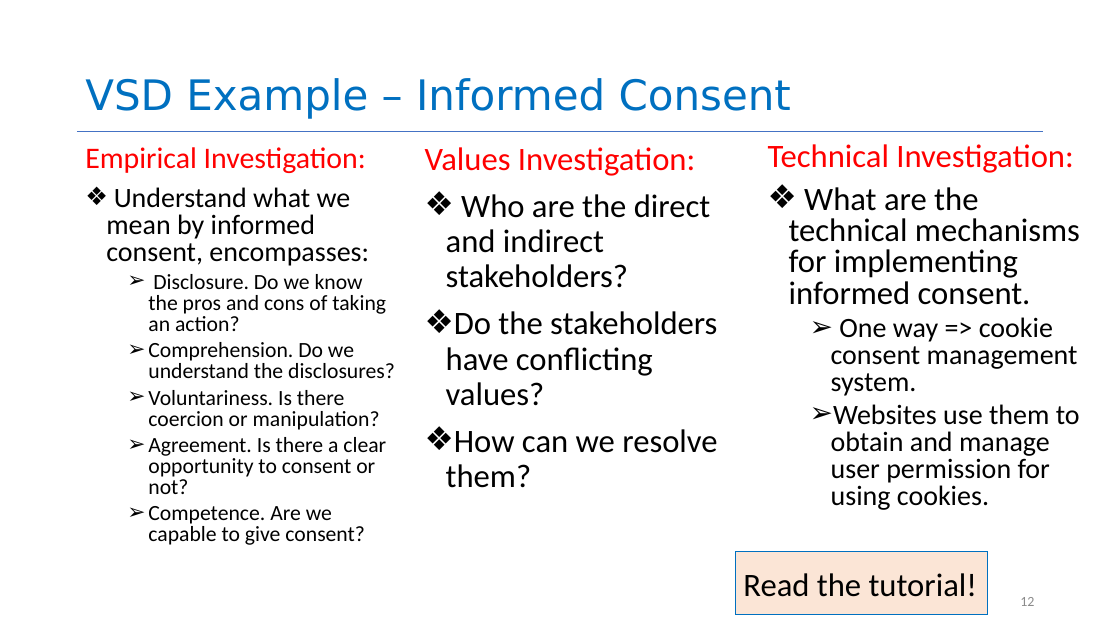
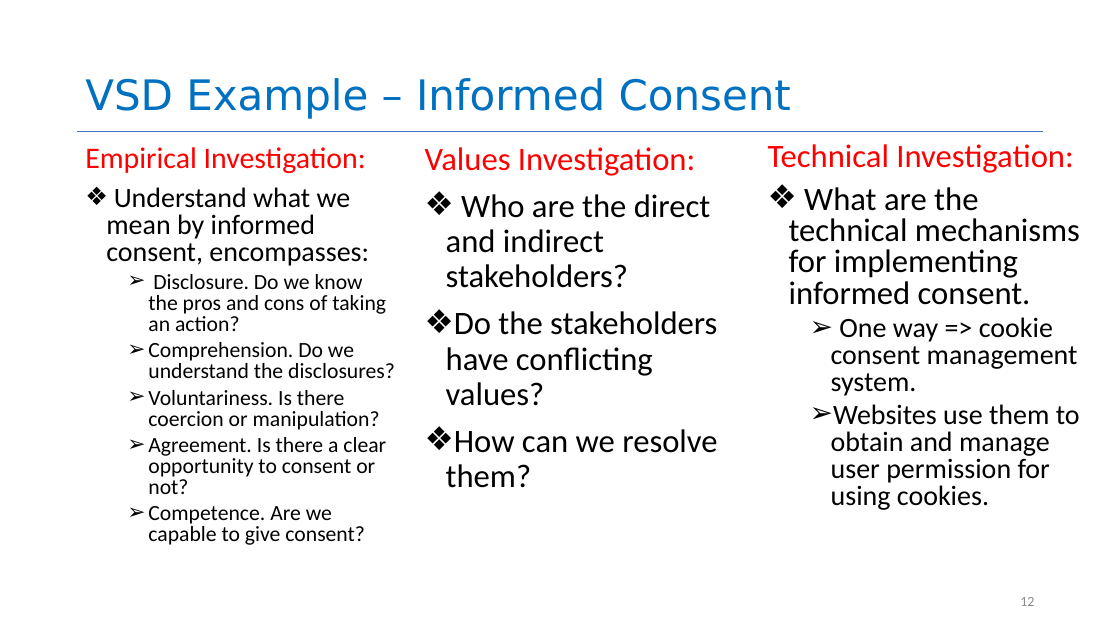
Before and after one commit to rimshaTest/CS4530-Spring-2026, a slide deck: slide 12 of Slides/Module 02.1 Requirements Analysis.pptx. Drawn at 1120x630 pixels with LibreOffice and Linux fonts; fonts in the diff are those of the drawing. Boxes give left, top, right and bottom in pixels: in the first picture for what was removed or moved away, otherwise in the second. Text is boxed around its words. In the diff, an @@ line names an element or a change of style, - is before the commit and + after.

```diff
--- a/Slides/Module 02.1 Requirements Analysis.pptx
+++ b/Slides/Module 02.1 Requirements Analysis.pptx
@@ rectangle removed at (x1=735, y1=552, x2=987, y2=615) @@
-Read the tutorial!
```
Also in this commit, not shown: 5 other slides changed, 4 other files.
